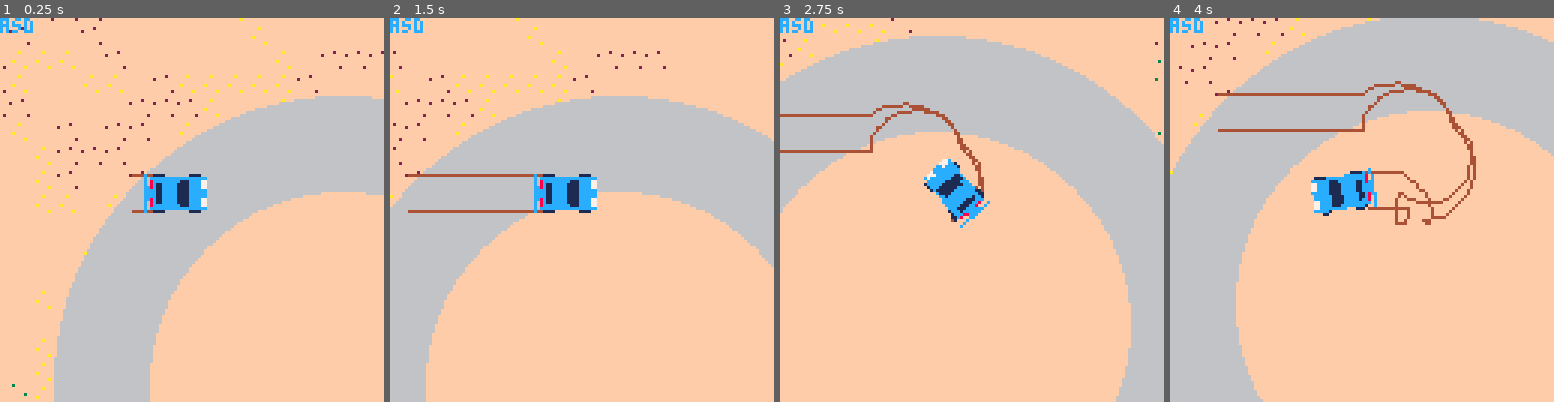
Above: before the commit, frames 1-4 (left to right).
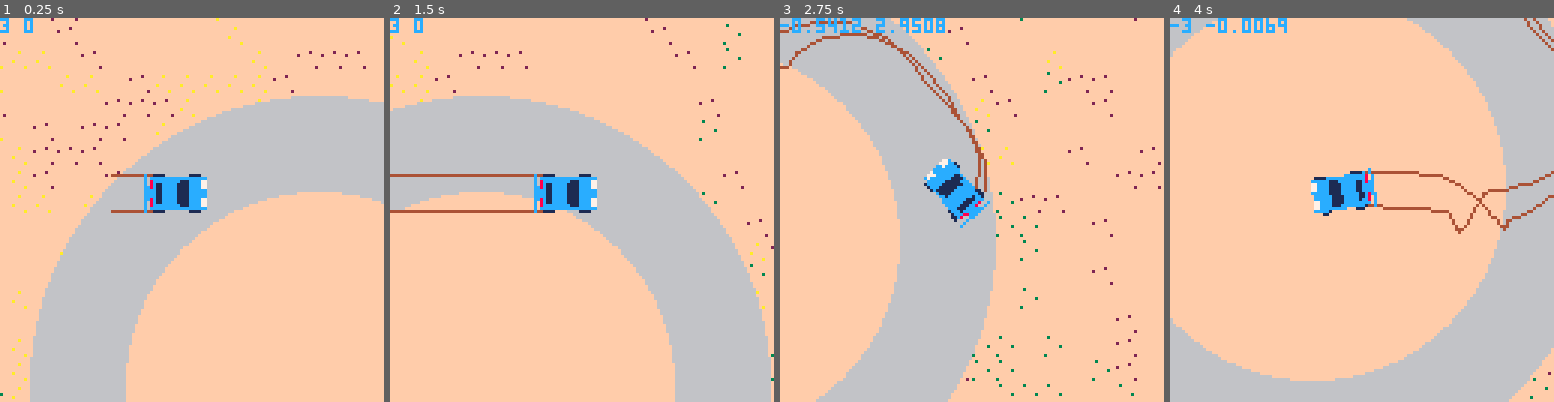
Above: after the commit, the same moments.

Repository: graearea/pico8
Game: PICO-8 cartridge drift.p8
Same seed, same stepped clock (60 frames per second), same inputs: the game is played once before the commit and once after it.
Inputs:
- Up to frame 1 (0.25 s): no input
- Up to frame 2 (1.5 s): no input
- Up to frame 3 (2.75 s): hold Right 1.6-2.1 s; hold Right from 2.47 s (still down)
- Up to frame 4 (4 s): release Right at 3.03 s; hold Left 3.08-3.58 s

The runs differ from the first frame. In frame 1, 9.7% of the frame differs, in the area x 0-100%, y 0-100%; in frame 2, 39%; in frame 3, 47%; in frame 4, 47%.

Commit message:
getting somewhere with velocity

Diff:
--- a/drift.p8
+++ b/drift.p8
@@ -59,20 +59,28 @@
 	x=ix,
 	y=iy,
 	speed=3,
- vel_x=1,
- vel_y=1,
+ dx=1,
+ dy=1,
+ acc=0.2,
+ max_dx=2,
+ max_dy=2,
+
 	move=function(self,v)
-
+	 local dx=self.dx
+  local dy=self.dy
 	 delta_angle= self.d_travel-self.angle
 	 self.d_travel= self.d_travel-delta_angle/30
-	 -- pr(flr(delta_angle), flr(self.d_travel))
-
-		dx=(self.vel_x*cos(-self.d_travel/360))
-  dy=(self.vel_y*sin(-self.d_travel/360))
-
-  self.x=self.x+clamp(dx,-3,3)
-  self.y=self.y+clamp(dy,-3,3)
-
+
+		dx=(1*cos(-self.d_travel/360))*3
+  dy=(1*sin(-self.d_travel/360))*3
+  pr(dx,dy)
+
+  dx=clamp(dx,-self.max_dx,self.max_dx)
+  dy=clamp(dy,-self.max_dy,self.max_dy)
+  self.x=self.x+dx
+  self.y=self.y+dy
+  self.dx=dx
+  self.dy=dy
 		-- add skids
 	 self:add_skid(skids_r,6,7)
 	 self:add_skid(skids_l,-6,7)
@@ -90,15 +98,10 @@
  draw_skids=function(self,skiddies)
  	local prevx=nil
 	 local prevy=nil
-   printh(count(skiddies))
 	 for b,skid in pairs(skiddies) do
 	 	if(prevx != nil) do
 	   line(prevx,prevy,skid.x,skid.y,4)
 	  end
-		 --circfill(skid.x,skid.y,1,4)
---   printh(skid)
---   printh(b ..":".. skid.x)
---   printh(b .. skid.y)
 		 prevx=skid.x
 		 prevy=skid.y
 	 end
